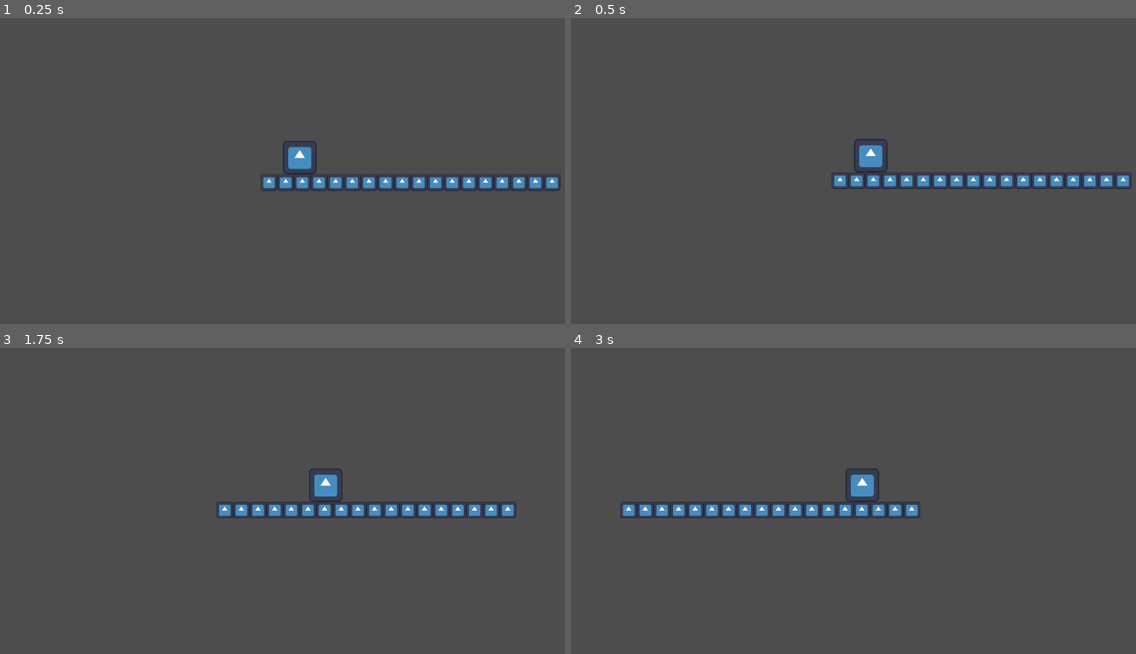
Above: before the commit, frames 1-4 (two rows, left to right).
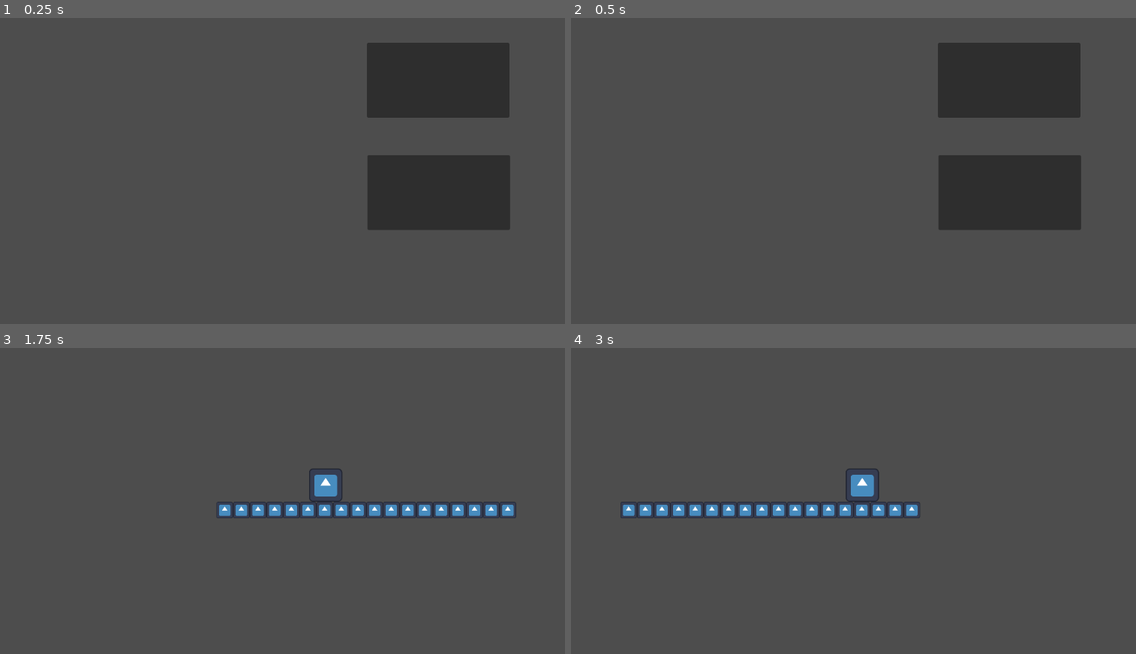
Above: after the commit, the same moments.

Repository: Nils1024/godot-workshop-platformer
Game: Godot game, scene res://scenes/main.tscn
Two runs of this game, one before a commit and one after it. Both use one fixed random seed, a clock stepped at 60 frames per second and the inputs below. Before the commit the project starts from res://main.tscn. The engine's default icon, where the game draws it, is replaced by a stand-in: a white triangle on a blue panel in a dark square.
Inputs (mouse positions are in pixels of both pictures, inside the frame that each line leads up to):
- Up to frame 1 (0.25 s): no input
- Up to frame 2 (0.5 s): no input
- Up to frame 3 (1.75 s): click (440, 409) at 0.52 s; tap Enter at 1.25 s; hold D (right) from 1.28 s (still down); tap Alt at 1.35 s; tap W (up) at 1.52 s
- Up to frame 4 (3 s): tap Shift at 2.1 s; tap W (up) at 2.27 s; release D (right) at 2.78 s; hold A (left) from 2.78 s (still down); tap Alt at 2.85 s

The runs differ from the first frame. In frame 1, 13% of the frame differs, in the area x 46-100%, y 8-70%; in frame 2, 13%; in frame 3, less than 0.1%; in frame 4, nothing differs.

Commit message:
Added a start menu and removed unnecessary files

Diff:
--- a/Test.tscn
+++ /dev/null
@@ -1,10 +0,0 @@
-[gd_scene load_steps=2 format=3 uid="uid://dnnka5th1gldj"]
-
-[ext_resource type="Texture2D" uid="uid://ocqr4kaowgws" path="res://icon.svg" id="1_mtyf4"]
-
-[node name="Node2D" type="Node2D"]
-
-[node name="Sprite2D" type="Sprite2D" parent="."]
-texture = ExtResource("1_mtyf4")
-
-[node name="Node2D" type="Node2D" parent="."]
--- a/project.godot
+++ b/project.godot
@@ -11,7 +11,7 @@
 [application]
 
 config/name="godot-workshop-platformer"
-run/main_scene="uid://cajq1i5jh1obt"
+run/main_scene="uid://bjfmiu8cu3um0"
 config/features=PackedStringArray("4.5", "Mobile")
 config/icon="res://icon.svg"
 
--- a/main.tscn
+++ b/scenes/game.tscn
@@ -1,6 +1,6 @@
 [gd_scene load_steps=6 format=4 uid="uid://cajq1i5jh1obt"]
 
-[ext_resource type="Script" uid="uid://cqaygk370tda8" path="res://player.gd" id="1_0xm2m"]
+[ext_resource type="Script" uid="uid://cqaygk370tda8" path="res://scripts/player.gd" id="1_0xm2m"]
 [ext_resource type="Texture2D" uid="uid://ca3wlf5a1rnca" path="res://icon.svg" id="1_ig7tw"]
 
 [sub_resource type="RectangleShape2D" id="RectangleShape2D_ig7tw"]
--- /dev/null
+++ b/scenes/main.tscn
@@ -0,0 +1,29 @@
+[gd_scene load_steps=2 format=3 uid="uid://bjfmiu8cu3um0"]
+
+[ext_resource type="Script" uid="uid://bwt3u7dx6mahm" path="res://scenes/main_menu.gd" id="1_o5qli"]
+
+[node name="Main" type="Node2D"]
+
+[node name="Control" type="Control" parent="."]
+layout_mode = 3
+anchors_preset = 0
+offset_right = 40.0
+offset_bottom = 40.0
+script = ExtResource("1_o5qli")
+
+[node name="Start" type="Button" parent="Control"]
+layout_mode = 0
+offset_left = 705.0
+offset_top = 107.0
+offset_right = 979.0
+offset_bottom = 251.0
+
+[node name="Quit" type="Button" parent="Control"]
+layout_mode = 0
+offset_left = 706.0
+offset_top = 323.0
+offset_right = 980.0
+offset_bottom = 467.0
+
+[connection signal="pressed" from="Control/Start" to="Control" method="_on_start_pressed"]
+[connection signal="pressed" from="Control/Quit" to="Control" method="_on_quit_pressed"]
--- /dev/null
+++ b/scenes/main_menu.gd
@@ -0,0 +1,11 @@
+extends Control
+
+# Called when the node enters the scene tree for the first time.
+func _ready() -> void:
+	pass # Replace with function body.
+
+func _on_start_pressed() -> void:
+	get_tree().change_scene_to_file("res://scenes/game.tscn")
+
+func _on_quit_pressed() -> void:
+	get_tree().quit();
Binary file removed: images/godotwaka.png
Not shown, removed: images/godotwaka.png.import
Binary file removed: images/godotwaka2.png
Not shown, removed: images/godotwaka2.png.import
Binary file removed: images/icon.jpg
Not shown, removed: images/icon.jpg.import
Not shown, added: scenes/main_menu.gd.uid
Renamed: player.gd -> scripts/player.gd
Renamed: player.gd.uid -> scripts/player.gd.uid
Not shown, removed: README.md
